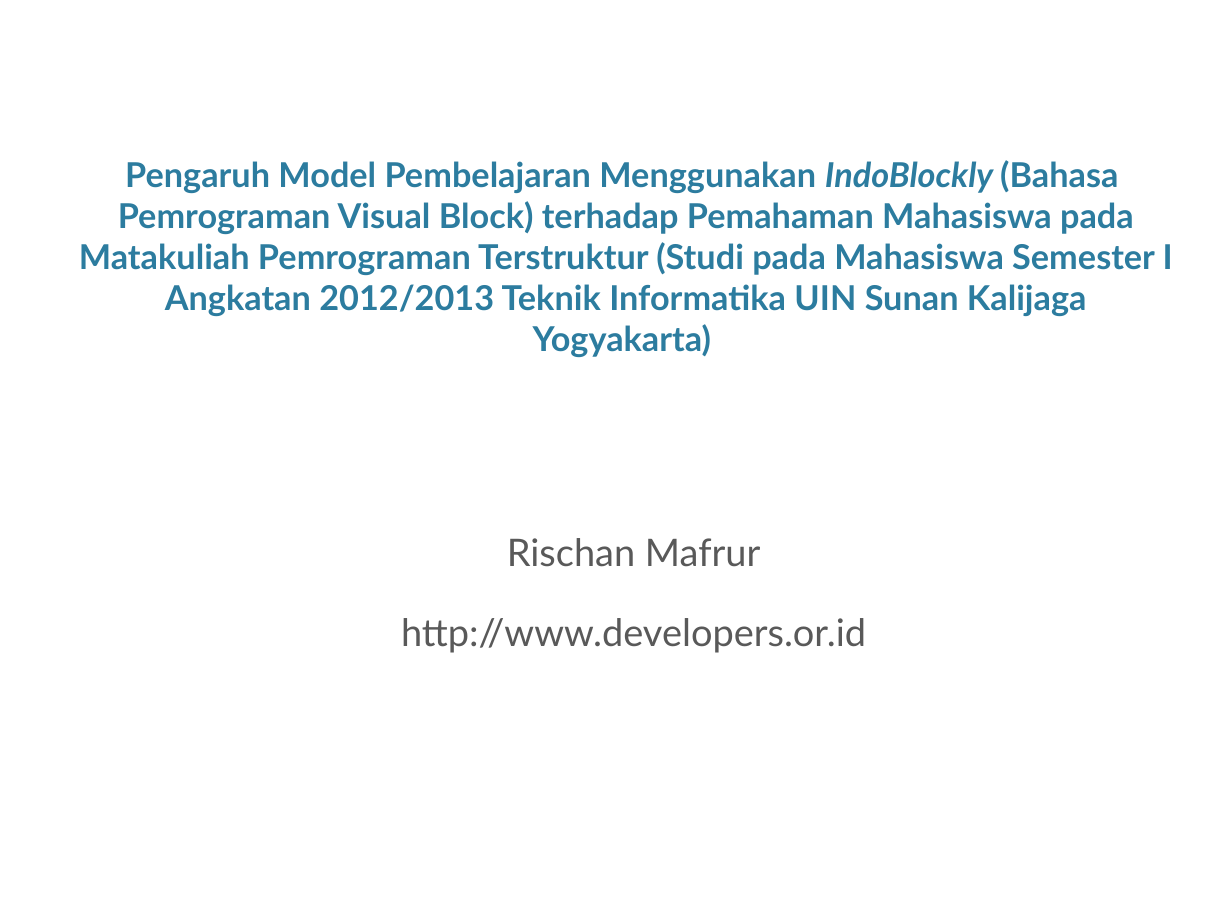
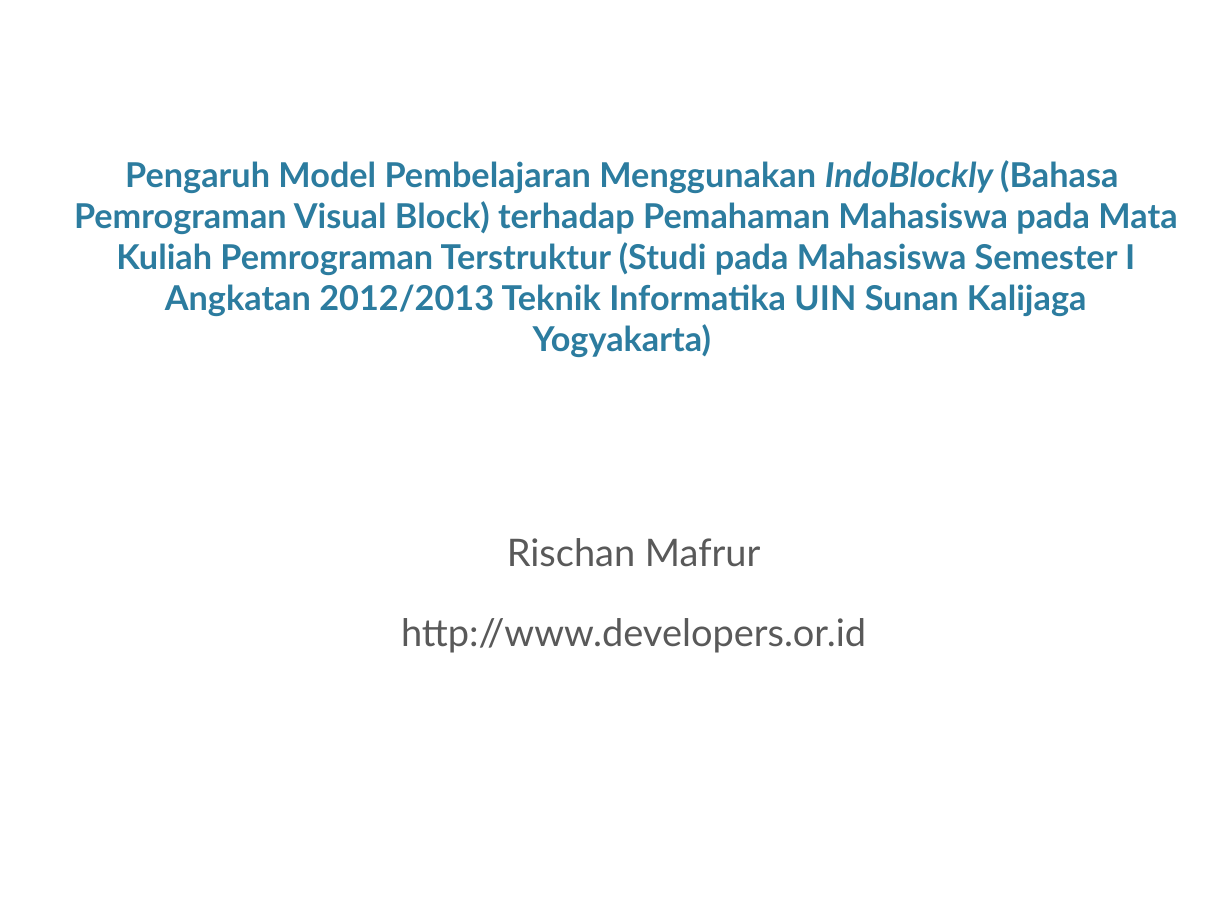
Before and after one commit to rischanlab/skripsi, a slide deck: slide 1 of presentasi munaqosah/presentasi munaqosah.pptx. Drawn at 1232x924 pixels with LibreOffice and Linux fonts; fonts in the diff are those of the drawing; background and template pictures are left out. Boxes give left, top, right and bottom in pixels: in the first picture for what was removed or moved away, otherwise in the second. Text is boxed around its words. In the diff, an @@ line names an element or a change of style, - is before the commit and + after.

```diff
--- a/presentasi munaqosah/presentasi munaqosah.pptx
+++ b/presentasi munaqosah/presentasi munaqosah.pptx
@@ text at [74, 160, 1177, 357]: text changed @@
-Pengaruh Model Pembelajaran Menggunakan IndoBlockly (Bahasa
-Pemrograman Visual Block) terhadap Pemahaman Mahasiswa pada Matakuliah Pemrograman Terstruktur (Studi pada Mahasiswa Semester I Angkatan 2012/2013 Teknik Informatika UIN Sunan Kalijaga Yogyakarta)
+Pengaruh Model Pembelajaran Menggunakan IndoBlockly (Bahasa
+Pemrograman Visual Block) terhadap Pemahaman Mahasiswa pada Mata Kuliah Pemrograman Terstruktur (Studi pada Mahasiswa Semester I Angkatan 2012/2013 Teknik Informatika UIN Sunan Kalijaga Yogyakarta)
```
Also in this commit, not shown: 6 other slides changed.
